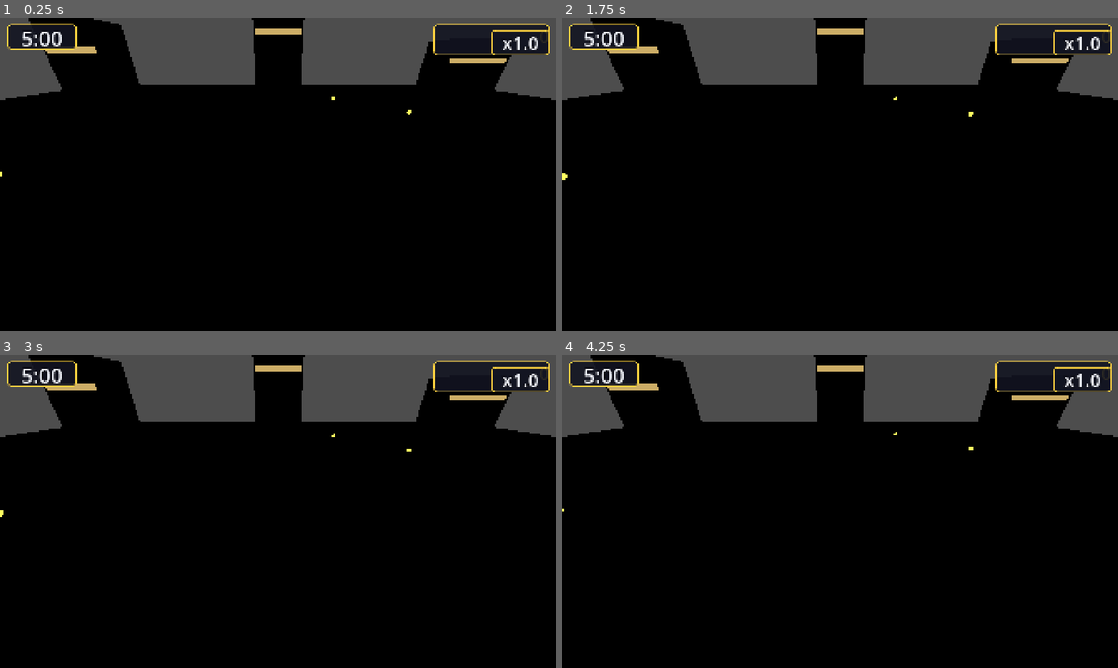
Above: before the commit, frames 1-4 (two rows, left to right).
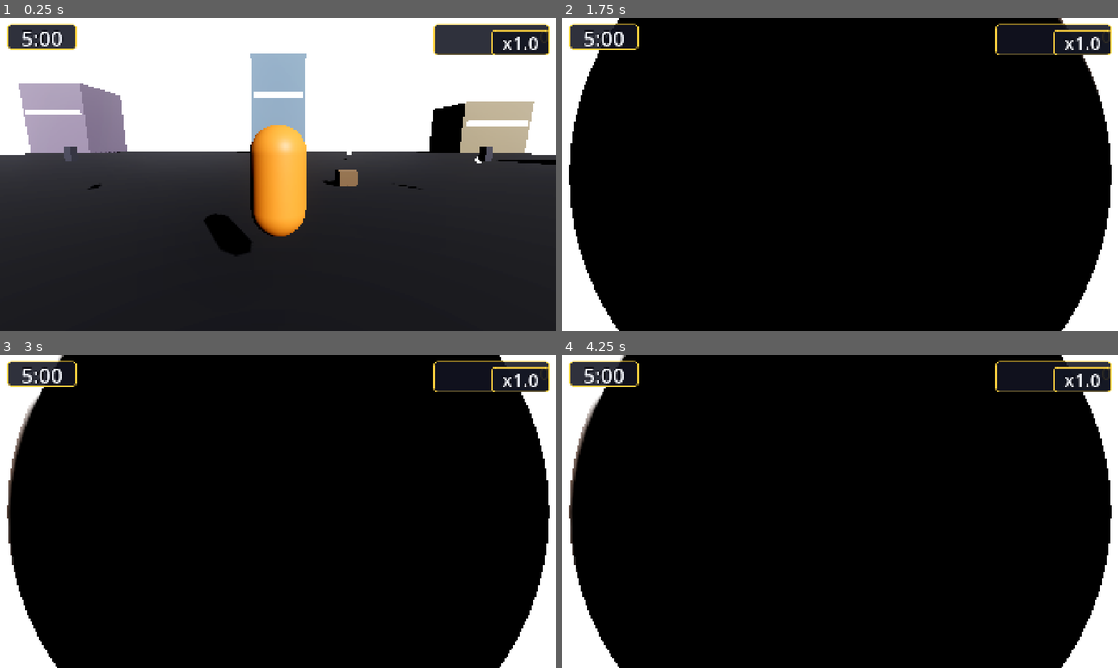
Above: after the commit, the same moments.

Repository: soyelmismo/minigameo
Game: Godot game, scene res://src/bootstrap/main.tscn
The game is run twice, just before and just after one commit, with the same random seed, the same clock (stepped at 60 frames per second) and the same inputs.
Inputs (mouse positions are in pixels of both pictures, inside the frame that each line leads up to):
- Up to frame 1 (0.25 s): no input
- Up to frame 2 (1.75 s): tap Enter at 0.5 s; move the mouse to (962, 158) at 0.52 s; hold Right (ui_right) 0.53-1.25 s; hold Shift 0.53-1.25 s; click (962, 158) at 0.67 s; tap Space at 0.77 s; drag from (728, 190) to (812, 237) at 1.27 s
- Up to frame 3 (3 s): tap Space at 2 s; move the mouse to (333, 442) at 2.02 s; hold Right (ui_right) 2.03-2.75 s; tap Ctrl at 2.1 s; tap Enter at 2.75 s; drag from (250, 574) to (111, 464) at 2.77 s
- Up to frame 4 (4.25 s): tap Space at 3.5, 3.77 s; move the mouse to (1006, 558) at 3.52 s; hold Left (ui_left) from 3.53 s (still down); tap Alt at 3.6 s

The runs differ from the first frame. In frame 1, 96% of the frame differs, in the area x 0-100%, y 0-100%; in frame 2, 19%; in frame 3, 19%; in frame 4, 19%.

Commit message:
fix(core): GameServices self-registers as 'core' (every system's lookup(&core).register pattern was silently failing); main.tscn restores world rig (WorldEnvironment/Sun/Camera3D) + Effects layer per bootstrap contract; screen_effects resolves by path; suite 138/138

Diff:
--- /dev/null
+++ b/_probe_inst.gd
@@ -0,0 +1,17 @@
+extends SceneTree
+func _init() -> void:
+	var ps: PackedScene = load("res://src/bootstrap/main.tscn")
+	print("ps=", ps)
+	var n := ps.instantiate()
+	get_root().add_child(n)
+	await process_frame
+	_print(n, 0)
+	quit(0)
+
+func __print(node: Node, d: int) -> void:
+	var ind := ""
+	for i in d:
+		ind += "  "
+	print("%s'%s' (%s)" % [ind, node.name, node.get_class()])
+	for c in node.get_children():
+		_print(c, d + 1)
--- a/src/bootstrap/main.gd
+++ b/src/bootstrap/main.gd
@@ -1,22 +1,50 @@
 extends Node
-## Main scene. Bootstraps the match flow:
-## BOOT -> TITLE -> COUNTDOWN -> FREE_ROAM -> ... (scaffold.md §5).
-## The MatchManager owns the state machine; this scene only hosts the
-## 3D world, the player, the HUD and the screen-effects overlay.
+## Main scene — bootstraps the match flow (scaffold §5).
+##
+## BOOT -> TITLE -> COUNTDOWN -> FREE_ROAM -> ... is owned by the
+## MatchManager autoload. This scene only composes the layers:
+##   World    (Node3D)      — CityBlock + Player + camera rig
+##   HUD      (CanvasLayer) — auto-generated objective HUD (§13.1)
+##   Effects  (CanvasLayer) — flash overlay, topmost layer (§6.7)
+## and publishes the player in GameServices so every other system resolves
+## it duck-typed (AGENTS.md §1.1: no direct references to other autoloads).
+
+## Avatar spawn placement. Lives in data, never as a magic number buried in
+## logic (AGENTS.md §1.3). The scene transform mirrors this default; the
+## export is the single tunable source.
+@export var player_spawn_position: Vector3 = Vector3(0.0, 1.0, 0.0)
 
 @onready var world: Node3D = $World
 @onready var player: Node3D = $World/Player
 @onready var hud: CanvasLayer = $HUD
-@onready var effects: CanvasLayer = $ScreenEffects
+@onready var effects: CanvasLayer = $Effects
 
 
 func _ready() -> void:
-	# Systems register themselves in GameServices at autoload time.
-	# This scene guarantees the layers exist for them.
+	_place_player()
+	_register_player()
 	assert(world != null, "World layer missing in main.tscn")
-	assert(player != null, "Player missing in main.tscn")
+	assert(player != null, "Player layer missing in main.tscn")
 	assert(hud != null, "HUD layer missing in main.tscn")
-	assert(effects != null, "ScreenEffects layer missing in main.tscn")
-	# The player self-registers in GameServices as &"player"; the camera
-	# rig is driven by CameraDirector (autoload). Nothing else to wire:
-	# every system is an autoload resolved by path (§1.1).
+	assert(effects != null, "Effects layer missing in main.tscn")
+	# No gameplay here: systems are autoloads resolved through
+	# GameServices/EventBus, never referenced from this scene (§1.1).
+
+
+## Park the avatar at the exported spawn point.
+func _place_player() -> void:
+	if player == null:
+		return
+	player.position = player_spawn_position
+
+
+## Publish the player in the service locator so CameraDirector,
+## PowerUpDirector and MinigameDirector resolve it without reaching into
+## the scene tree. player.gd self-registers as well; re-registering the
+## same instance is idempotent (last registration wins).
+func _register_player() -> void:
+	if player == null:
+		return
+	var locator: Object = GameServices.lookup(&"core")
+	if locator != null and locator.has_method("register"):
+		locator.register(&"player", player)
--- a/src/bootstrap/main.tscn
+++ b/src/bootstrap/main.tscn
@@ -1,6 +1,7 @@
 [gd_scene load_steps=7 format=3]
 
 [ext_resource type="Script" path="res://src/bootstrap/main.gd" id="main_gd"]
+[ext_resource type="Environment" path="res://assets/shaders/base_env.tres" id="base_env"]
 [ext_resource type="PackedScene" path="res://src/world/city_block.tscn" id="city_block_tscn"]
 [ext_resource type="PackedScene" path="res://src/player/player_avatar.tscn" id="player_tscn"]
 [ext_resource type="PackedScene" path="res://src/ui/hud/hud.tscn" id="hud_tscn"]
@@ -11,15 +12,22 @@
 
 [node name="World" type="Node3D" parent="."]
 
+[node name="WorldEnvironment" type="WorldEnvironment" parent="World"]
+environment = ExtResource("base_env")
+
+[node name="DirectionalLight3D" type="DirectionalLight3D" parent="World"]
+transform = Transform3D(0.866025, -0.25, 0.433013, 0, 0.866025, 0.5, -0.5, -0.433013, 0.75, 8, 12, 6)
+shadow_enabled = true
+
 [node name="CityBlock" parent="World" instance=ExtResource("city_block_tscn")]
 
 [node name="Player" parent="World" instance=ExtResource("player_tscn")]
 transform = Transform3D(1, 0, 0, 0, 1, 0, 0, 0, 1, 0, 1, 0)
 
-[node name="Camera" type="Camera3D" parent="World"]
+[node name="Camera3D" type="Camera3D" parent="World"]
 transform = Transform3D(1, 0, 0, 0, 0.866025, 0.5, 0, -0.5, 0.866025, 0, 8, 14)
 current = true
 
 [node name="HUD" parent="." instance=ExtResource("hud_tscn")]
 
-[node name="ScreenEffects" parent="." instance=ExtResource("effects_tscn")]
+[node name="Effects" parent="." instance=ExtResource("effects_tscn")]
--- a/src/core/game_services.gd
+++ b/src/core/game_services.gd
@@ -27,6 +27,12 @@
 const PLAYER := &"player"
 
 var _services: Dictionary[StringName, Object] = {}
+
+func _ready() -> void:
+	# Self-register under &"core": every system resolves the locator via
+	# lookup(&"core") and then registers itself there (§6 contract). Without
+	# this self-registration every player of that pattern fails silently.
+	_services[CORE] = self
 
 
 ## Register a service under its canonical name. Later registrations win.
--- a/src/juice/screen_effects/screen_effects.gd
+++ b/src/juice/screen_effects/screen_effects.gd
@@ -18,7 +18,14 @@
 
 
 func _find_postfx() -> void:
-	_postfx = GameServices.lookup(&"postfx")
+	# Resolve by path: the autoload global identifier is not available in
+	# every compile context (--script probes), the node path always is.
+	var tree := get_tree()
+	if tree == null:
+		return
+	var services: Object = tree.root.get_node_or_null("/root/GameServices") as Object
+	if services != null and services.has_method("lookup"):
+		_postfx = services.lookup(&"postfx")
 
 
 func _process(_delta: float) -> void:
--- /dev/null
+++ b/tests/unit/test_bootstrap.gd
@@ -0,0 +1,122 @@
+extends GutTest
+## Bootstrap composition tests — the main scene (scaffold §5, §6).
+##
+## Gate: main.tscn loads headless, composes the four layers every system
+## expects (World / Player / HUD / Effects), keeps the world rig the
+## CameraDirector adopts by name, and leaves the player registered in
+## GameServices so other systems resolve it duck-typed (AGENTS.md §1.1)
+## instead of reaching into the scene tree.
+##
+## GPU-free: the 3D nodes are a camera, an environment, a light and greybox
+## meshes — all resolve under the dummy headless renderer.
+
+const MAIN_SCENE := "res://src/bootstrap/main.tscn"
+
+var _had_player: bool = false
+var _previous_player: Object = null
+
+
+func before_each() -> void:
+	# Snapshot the locator so a registration made here cannot leak into the
+	# rest of the suite (other tests resolve &"player" through it).
+	var locator: Object = _locator()
+	_had_player = locator != null and locator.has_service(&"player")
+	_previous_player = locator.resolve(&"player") if _had_player else null
+
+
+func after_each() -> void:
+	# Restore the previous registration when there was one and it is still
+	# alive; GameServices has no unregister, so this is best-effort.
+	var locator: Object = _locator()
+	if locator == null:
+		return
+	if _had_player and _previous_player != null and is_instance_valid(_previous_player):
+		locator.register(&"player", _previous_player)
+
+
+## Resolve the service locator by PATH (never by class_name): autoload
+## singletons expose no global class_name, and this keeps the test honest
+## about how the game itself finds the locator.
+func _locator() -> Object:
+	var tree := Engine.get_main_loop() as SceneTree
+	if tree == null:
+		return null
+	return tree.root.get_node_or_null("/root/GameServices")
+
+
+func _instantiate_main() -> Node:
+	var scene: PackedScene = load(MAIN_SCENE)
+	assert_not_null(scene, "main.tscn loads")
+	if scene == null:
+		return null
+	var main: Node = scene.instantiate()
+	add_child_autofree(main)
+	await get_tree().process_frame
+	return main
+
+
+# --- Composition (§5: the scene only hosts layers) ---
+
+func test_main_scene_loads() -> void:
+	var scene: PackedScene = load(MAIN_SCENE)
+	assert_not_null(scene, "main.tscn loads as a PackedScene")
+
+
+func test_main_composes_the_four_layers() -> void:
+	var main := await _instantiate_main()
+	if main == null:
+		return
+	assert_not_null(main.get_node_or_null("World"), "World layer exists")
+	assert_not_null(main.get_node_or_null("World/Player"), "Player instanced under World")
+	assert_not_null(main.get_node_or_null("HUD"), "HUD layer exists")
+	assert_not_null(main.get_node_or_null("Effects"), "screen-effects overlay exists")
+
+
+func test_main_hosts_the_world_rig() -> void:
+	var main := await _instantiate_main()
+	if main == null:
+		return
+	assert_not_null(main.get_node_or_null("World/WorldEnvironment"), "environment present")
+	assert_not_null(main.get_node_or_null("World/DirectionalLight3D"), "sun present")
+	assert_not_null(main.get_node_or_null("World/Camera3D"), "camera present")
+
+
+func test_effects_layer_sits_above_the_hud() -> void:
+	var main := await _instantiate_main()
+	if main == null:
+		return
+	var hud: CanvasLayer = main.get_node_or_null("HUD") as CanvasLayer
+	var effects: CanvasLayer = main.get_node_or_null("Effects") as CanvasLayer
+	assert_not_null(hud, "HUD present")
+	assert_not_null(effects, "Effects present")
+	if hud == null or effects == null:
+		return
+	assert_gt(effects.layer, hud.layer, "flash overlay renders above the HUD")
+
+
+# --- Player registration (§6) ---
+
+func test_player_is_registered_in_game_services() -> void:
+	var main := await _instantiate_main()
+	if main == null:
+		return
+	var player: Node = main.get_node_or_null("World/Player")
+	assert_not_null(player, "player instanced under World")
+	var locator: Object = _locator()
+	assert_not_null(locator, "GameServices locator available")
+	if locator == null or player == null:
+		return
+	assert_true(locator.has_service(&"player"), "player published as a service")
+	assert_eq(locator.resolve(&"player"), player, "the registered service IS the scene player")
+
+
+func test_player_spawn_position_is_applied_from_data() -> void:
+	var main := await _instantiate_main()
+	if main == null:
+		return
+	var player: Node3D = main.get_node_or_null("World/Player") as Node3D
+	assert_not_null(player, "player instanced under World")
+	if player == null:
+		return
+	# Default export from main.gd — no magic numbers inline (§1.3).
+	assert_almost_eq(player.position.y, 1.0, 0.001, "avatar spawns one unit above the block")
Not shown, added: tests/unit/test_bootstrap.gd.uid
Not shown, changed: .art2_brief.md
Not shown, changed: .integration_brief.md
Not shown, changed: .screens_brief.md
Not shown, changed: AGENTS.md
